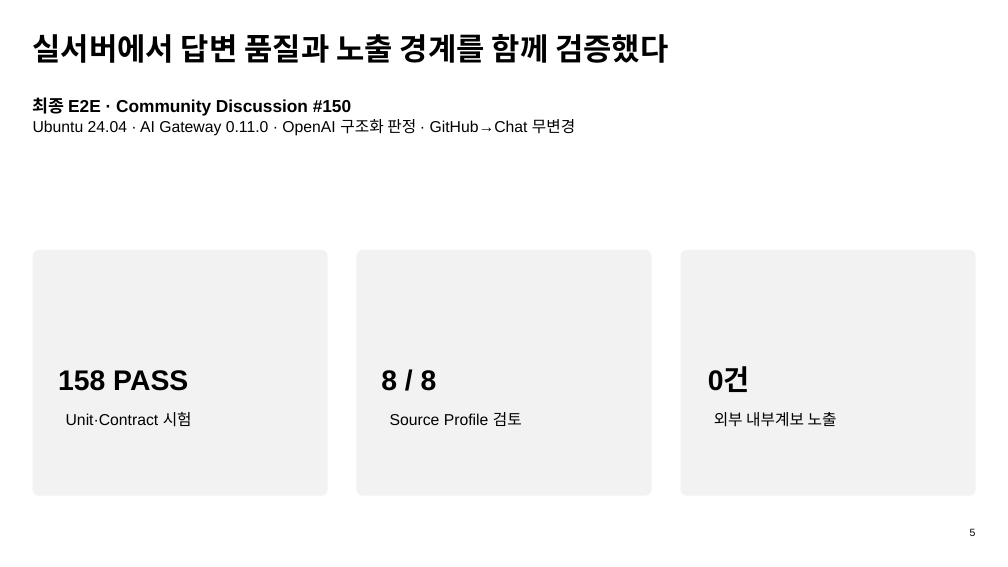
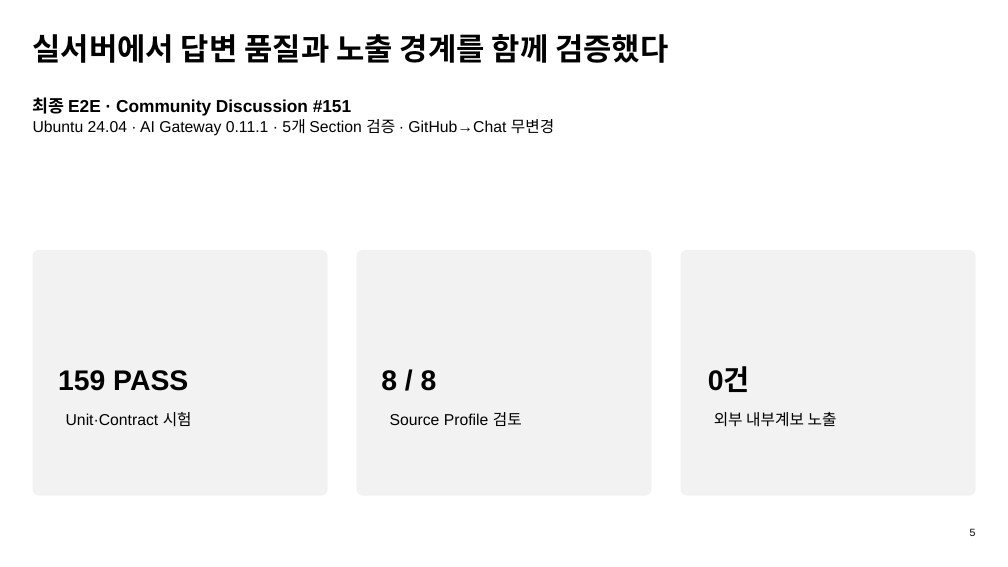
Before and after one commit to ablecloud-team/ablestack-techflow, a slide deck: slide 5 of output/presentation/techflow-versioned-safe-answer.pptx. Drawn at 1008x567 pixels with LibreOffice and Linux fonts; fonts in the diff are those of the drawing. Boxes give left, top, right and bottom in pixels: in the first picture for what was removed or moved away, otherwise in the second. Text is boxed around its words. In the diff, an @@ line names an element or a change of style, - is before the commit and + after.

```diff
--- a/output/presentation/techflow-versioned-safe-answer.pptx
+++ b/output/presentation/techflow-versioned-safe-answer.pptx
@@ text at box(33, 97, 554, 136): text changed @@
-최종 E2E · Community Discussion #150
-Ubuntu 24.04 · AI Gateway 0.11.0 · OpenAI 구조화 판정 · GitHub→Chat 무변경
+최종 E2E · Community Discussion #151
+Ubuntu 24.04 · AI Gateway 0.11.1 · 5개 Section 검증 · GitHub→Chat 무변경
@@ text at box(58, 370, 188, 391): text changed @@
-158 PASS
+159 PASS
```
Also in this commit, not shown: 2 other slides changed, 14 other files.
